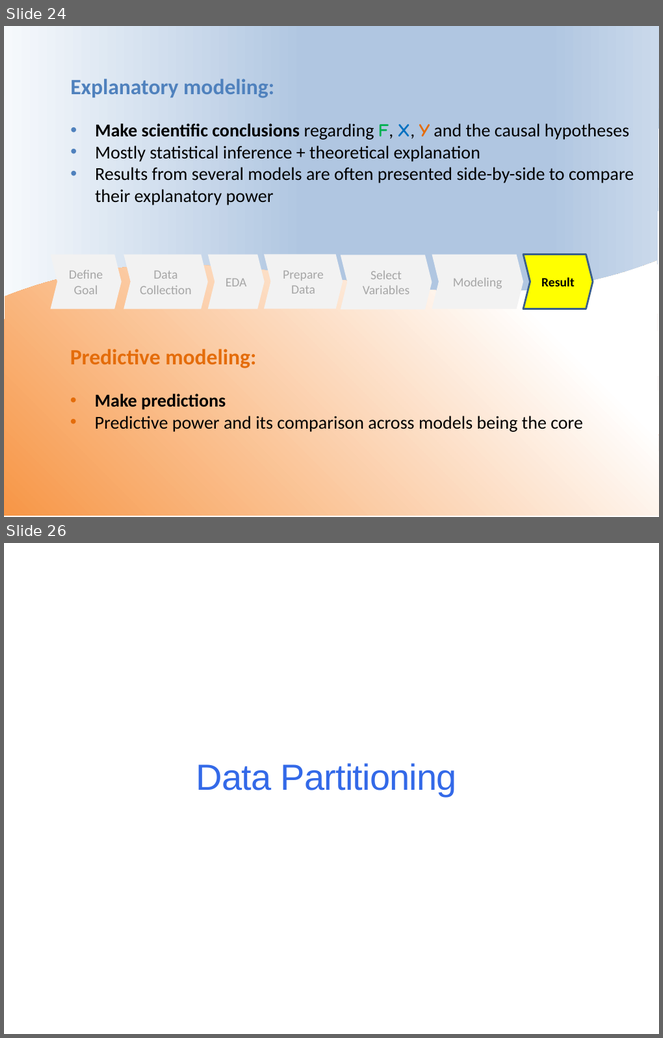
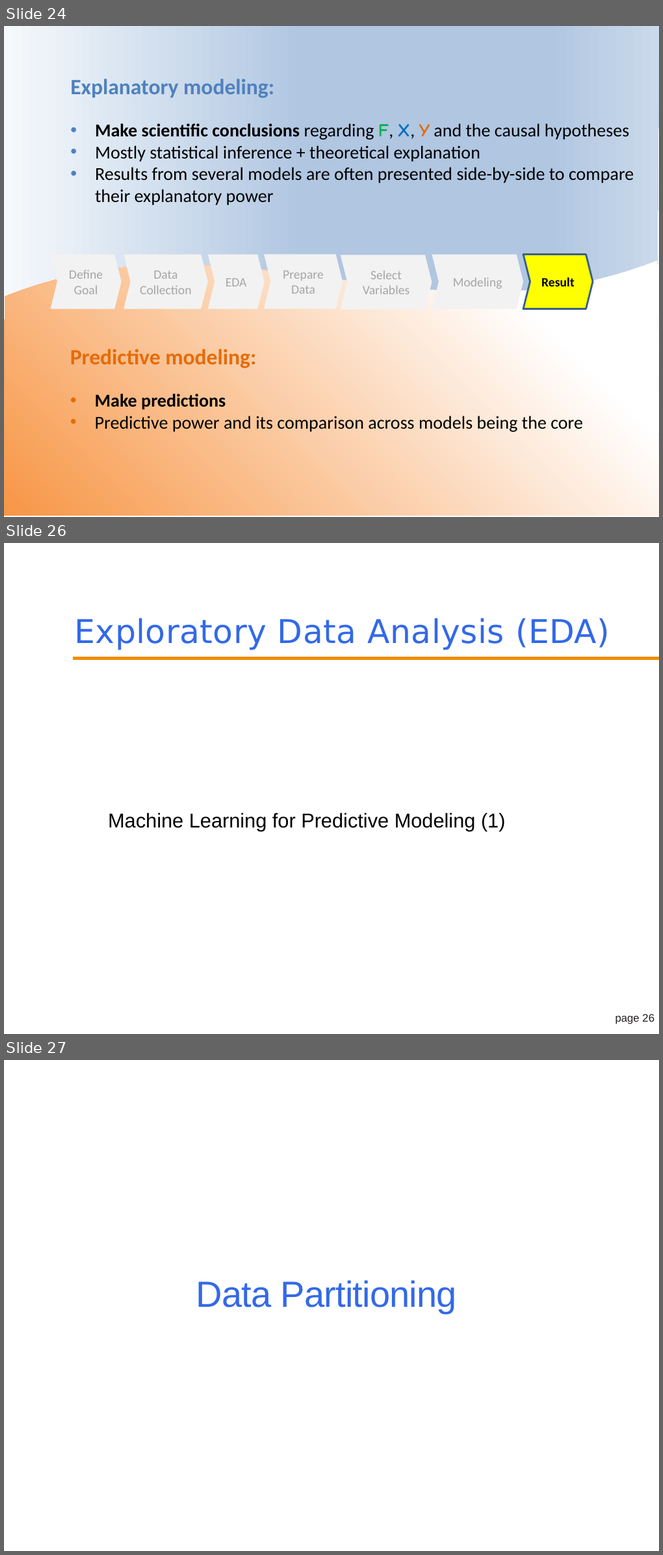
Before and after one commit to sparks5969/course-computational-economics, a slide deck: module5/machine learning.pptx. Shown one above the other, each under a label of ours: slides 24 and 26 before the commit, slides 24, 26 and 27 after it; the slides between them are not shown. The pictures are 663x1038 and 663x1555 pixels, drawn with LibreOffice and Linux fonts; fonts in the diff are those of the drawing; background and template pictures are left out. Boxes give left, top, right and bottom in pixels: in the first picture for what was removed or moved away, otherwise in the second. Text is boxed around its words. In the diff, an @@ line names an element or a change of style, - is before the commit and + after.

```diff
--- a/module5/machine learning.pptx
+++ b/module5/machine learning.pptx
@@ slide 26 added at (4, 543, 659, 1034), background #FFFFFF @@
@@ title added at (75, 618, 610, 650), 36 pt, text #3369E8 @@
+Exploratory Data Analysis (EDA)
@@ freeform shape added at (73, 658, 659, 658), outline #F08D00 4 pt @@
@@ text added at (108, 813, 506, 831), 22 pt, text #000000 @@
+Machine Learning for Predictive Modeling (1)
@@ page number added at (616, 1014, 655, 1025), 12 pt, text #231F20 @@
+page 26
@@ what was slide 26 is now slide 27 @@
```
Also in this commit, not shown: 6 slides changed, 8 other files.
